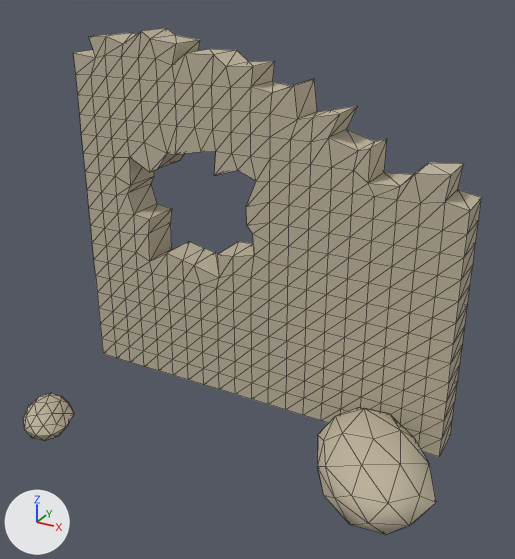
An edit to the glTF model godot/assets/props/modelle/wand_1x1_kaputt.glb, drawn before and after from the same camera.
Camera for both pictures: a camera (50 mm lens) standing at (1.284, -1.543, 1.045) and looking at (0.463, -0.051, 0.299). Lighting does not change. The marker at lower left points along +X, +Y and +Z. The first picture is the older version. Mesh edges are drawn as thin lines. Vertices at exactly the same position are counted once.

Names of what the first picture shows: 'wand_1x1_kaputt'.
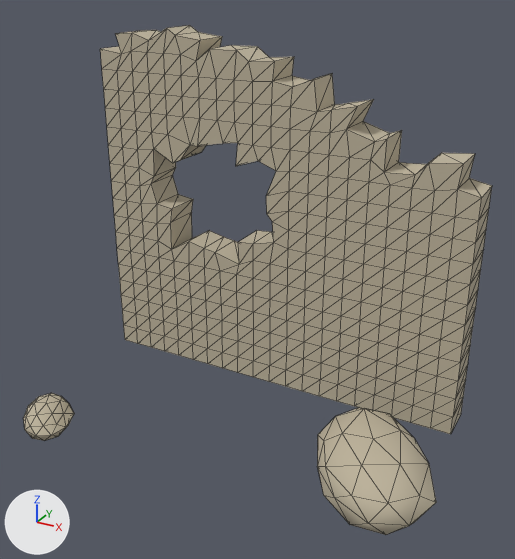
The edits, one by one:
me_wand_1x1_kaputt has 876 vertices, 1732 faces and spans x 0.0..1.046, y -0.559..0.66, z -0.038..0.909.
me_wand_1x1_kaputt is used by ob_wand_1x1_kaputt; location (0.0, 0.0, 0.0).
me_wand_1x1_kaputt part 1: the loose piece of 666 vertices spanning x 0.0..1.0, y -0.15..-0.05, z 0.0..0.909 is moved by (0.0, 0.1, 0.0).

Pixel boxes [x1, y1, x2, y2] of what changed, in the pictures (515 x 559 px; the box of a moved part takes in the faces that stretch with it):
'wand_1x1_kaputt', reshaped
    before: [23, 28, 482, 535]
    after: [23, 25, 492, 535]
part 1 of me_wand_1x1_kaputt, moved or reshaped
    before: [74, 31, 470, 457]
    after: [100, 28, 482, 434]
